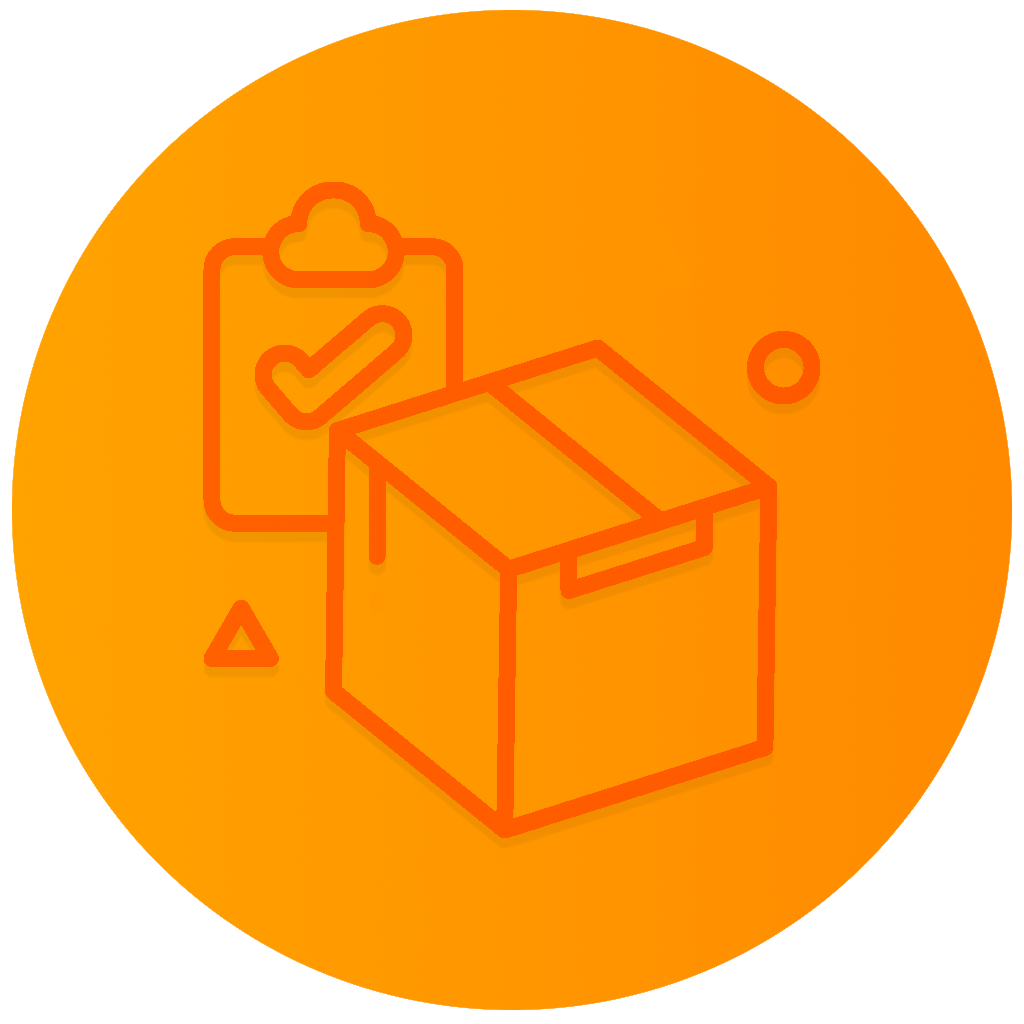
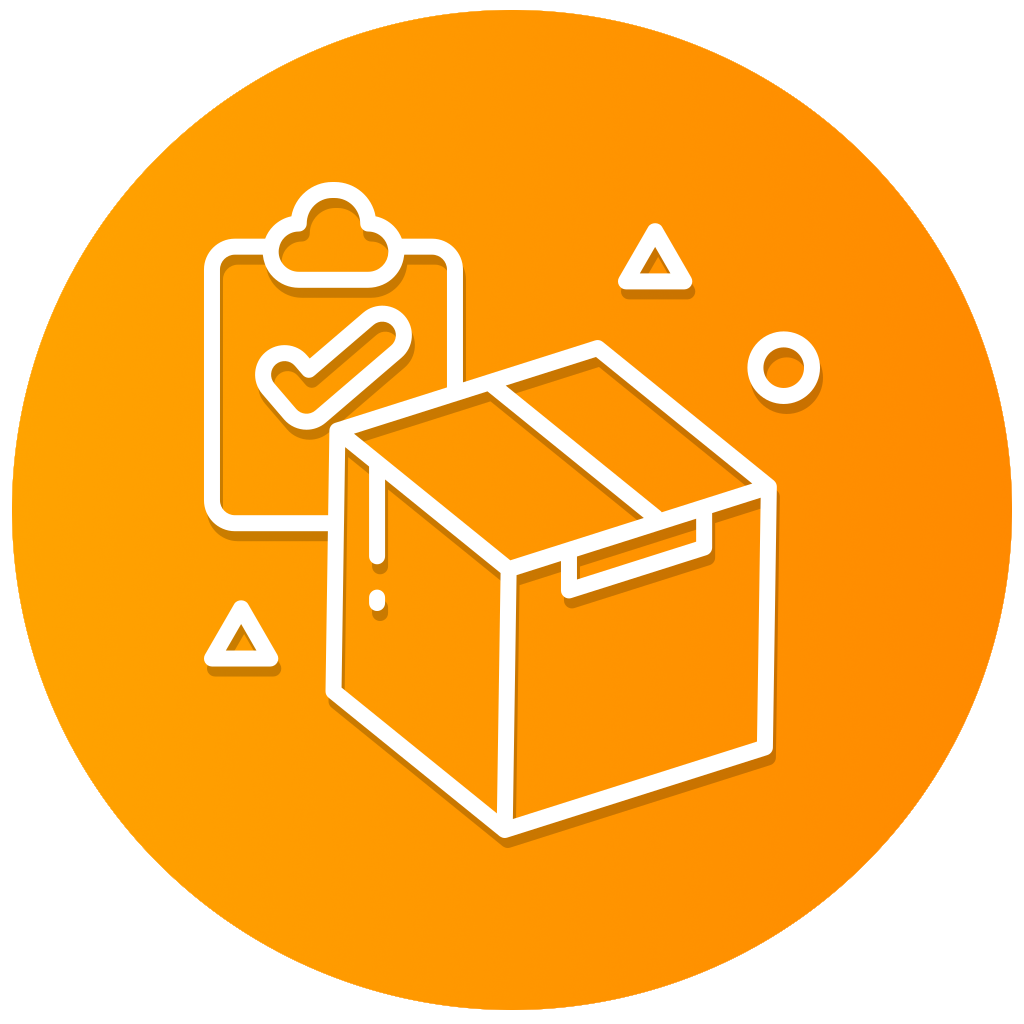
Layer changes from the first 1024x1024 image to the second:
painted on "Pasted Layer #1" over left=202, top=182, right=822, bottom=849
added layer "Pasted Layer #2" (21%) above "Pasted Layer" over left=206, top=192, right=823, bottom=848
